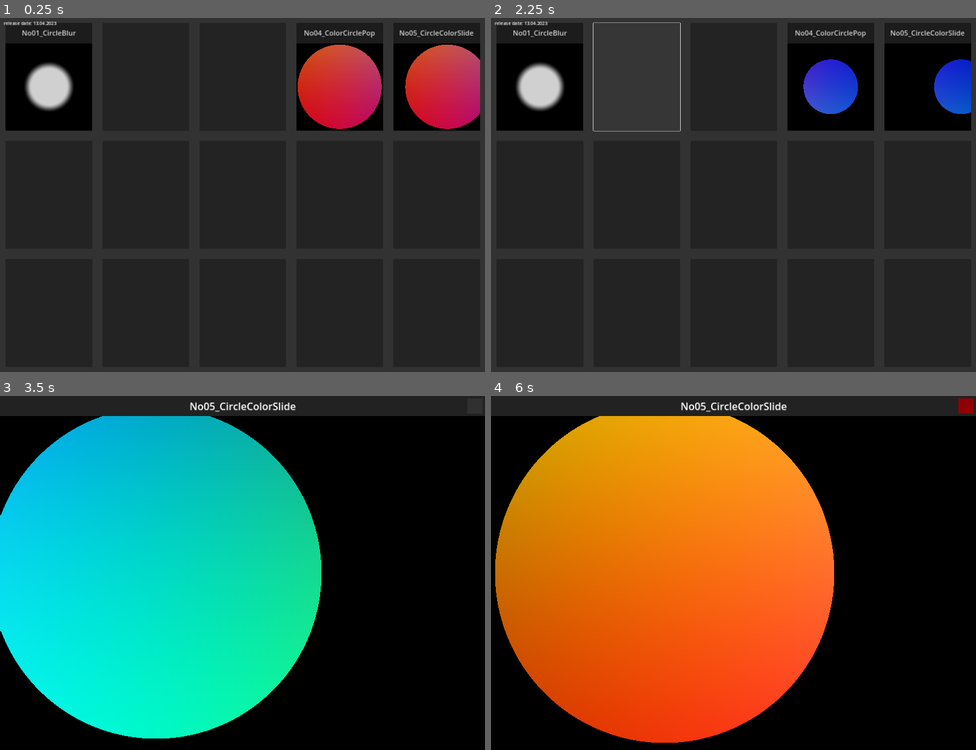
Above: before the commit, frames 1-4 (two rows, left to right).
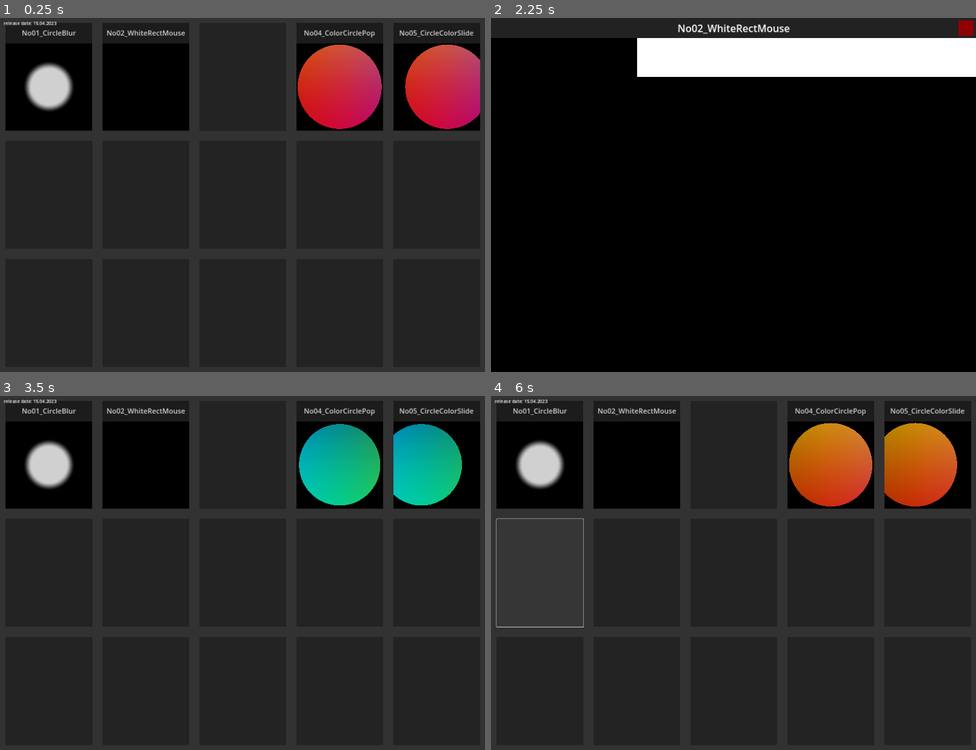
Above: after the commit, the same moments.

Repository: TechnoLukas/Godot4-Shaders
Game: Godot game, scene res://main.tscn
Two runs of this game, one before a commit and one after it. Both use one fixed random seed, a clock stepped at 60 frames per second and the inputs below.
Inputs (mouse positions are in pixels of both pictures, inside the frame that each line leads up to):
- Up to frame 1 (0.25 s): no input
- Up to frame 2 (2.25 s): click (539, 78) at 0.52 s; click (966, 28) at 1.25 s; click (636, 78) at 2.02 s
- Up to frame 3 (3.5 s): click (475, 406) at 2.77 s
- Up to frame 4 (6 s): click (966, 406) at 3.52 s; click (966, 406) at 4.27 s; click (733, 456) at 5.02 s; click (539, 573) at 5.77 s

The runs differ from the first frame. In frame 1, 4.5% of the frame differs, in the area x 7-39%, y 1-32%; in frame 2, 88%; in frame 3, 91%; in frame 4, 91%, in the area x 0-100%, y 0-100%.

Commit message:
No02_WhiteRectMouse  shader with mouse input

Diff:
--- a/main.tscn
+++ b/main.tscn
@@ -1,8 +1,10 @@
-[gd_scene load_steps=14 format=3 uid="uid://dqqxtntq4v46n"]
+[gd_scene load_steps=17 format=3 uid="uid://dqqxtntq4v46n"]
 
 [ext_resource type="Shader" path="res://shaders/shader_No1_Small.gdshader" id="1_50gw8"]
 [ext_resource type="Script" path="res://changescene.gd" id="1_fjke5"]
 [ext_resource type="Shader" path="res://shaders/shader_No4_Small.gdshader" id="3_u1fnb"]
+[ext_resource type="Shader" path="res://shaders/shader_No2.gdshader" id="3_vu2bl"]
+[ext_resource type="Script" path="res://mousepos.gd" id="4_00kps"]
 [ext_resource type="Shader" path="res://shaders/shader_No5_Small.gdshader" id="4_7x0bs"]
 
 [sub_resource type="Theme" id="Theme_bhqtq"]
@@ -21,6 +23,10 @@
 [sub_resource type="CanvasTexture" id="CanvasTexture_qkgb5"]
 
 [sub_resource type="ShaderMaterial" id="ShaderMaterial_ja7cp"]
+shader = ExtResource("3_vu2bl")
+shader_parameter/mousepos = null
+
+[sub_resource type="ShaderMaterial" id="ShaderMaterial_ikx65"]
 shader = ExtResource("3_u1fnb")
 
 [sub_resource type="ShaderMaterial" id="ShaderMaterial_u1lat"]
@@ -119,9 +125,51 @@
 scale = Vector2(294.75, 198.75)
 texture = SubResource("CanvasTexture_qkgb5")
 
-[node name="button2" type="Button" parent="ColorRect/VBoxContainer/HBoxContainer"]
-layout_mode = 2
-size_flags_horizontal = 3
+[node name="button2" type="ColorRect" parent="ColorRect/VBoxContainer/HBoxContainer"]
+layout_mode = 2
+size_flags_horizontal = 3
+color = Color(0.109804, 0.109804, 0.109804, 1)
+
+[node name="titlebar" type="ColorRect" parent="ColorRect/VBoxContainer/HBoxContainer/button2"]
+layout_mode = 1
+anchors_preset = 10
+anchor_right = 1.0
+offset_bottom = 80.0
+grow_horizontal = 2
+color = Color(0.133333, 0.133333, 0.133333, 1)
+
+[node name="title" type="Label" parent="ColorRect/VBoxContainer/HBoxContainer/button2/titlebar"]
+layout_mode = 1
+anchors_preset = 15
+anchor_right = 1.0
+anchor_bottom = 1.0
+grow_horizontal = 2
+grow_vertical = 2
+theme_override_font_sizes/font_size = 28
+text = "No02_WhiteRectMouse"
+horizontal_alignment = 1
+vertical_alignment = 1
+
+[node name="ColorRect" type="ColorRect" parent="ColorRect/VBoxContainer/HBoxContainer/button2"]
+material = SubResource("ShaderMaterial_ja7cp")
+layout_mode = 1
+anchors_preset = 10
+anchor_right = 1.0
+offset_top = 80.0
+offset_bottom = 424.0
+grow_horizontal = 2
+script = ExtResource("4_00kps")
+
+[node name="button" type="Button" parent="ColorRect/VBoxContainer/HBoxContainer/button2"]
+layout_mode = 1
+anchors_preset = 15
+anchor_right = 1.0
+anchor_bottom = 1.0
+grow_horizontal = 2
+grow_vertical = 2
+theme_override_styles/normal = SubResource("StyleBoxFlat_vjlwb")
+script = ExtResource("1_fjke5")
+scene = "res://scenes/No02_WhiteRectMouse.tscn"
 
 [node name="button3" type="Button" parent="ColorRect/VBoxContainer/HBoxContainer"]
 layout_mode = 2
@@ -277,8 +325,9 @@
 offset_bottom = 36.0
 size_flags_horizontal = 4
 theme = SubResource("Theme_bnp8s")
-text = "release date: 13.04.2023"
+text = "release date: 15.04.2023"
 
 [connection signal="pressed" from="ColorRect/VBoxContainer/HBoxContainer/button1/button" to="ColorRect/VBoxContainer/HBoxContainer/button1/button" method="_on_pressed"]
+[connection signal="pressed" from="ColorRect/VBoxContainer/HBoxContainer/button2/button" to="ColorRect/VBoxContainer/HBoxContainer/button2/button" method="_on_pressed"]
 [connection signal="pressed" from="ColorRect/VBoxContainer/HBoxContainer/button4/button" to="ColorRect/VBoxContainer/HBoxContainer/button4/button" method="_on_pressed"]
 [connection signal="pressed" from="ColorRect/VBoxContainer/HBoxContainer/button5/button" to="ColorRect/VBoxContainer/HBoxContainer/button5/button" method="_on_pressed"]
--- /dev/null
+++ b/mousepos.gd
@@ -0,0 +1,16 @@
+extends Control
+
+@export var sprite = ''
+
+func _ready():
+	if sprite=='':
+		sprite = self
+	else:
+		sprite=get_node(sprite)
+
+func _process(delta):
+	var mouse = sprite.get_local_mouse_position()
+	var shaderSize = sprite.size
+	if(mouse.x>=0 && mouse.x<=shaderSize.x && mouse.y>=0 && mouse.y<=shaderSize.y): #hover mouse in window
+		var output= (mouse/shaderSize)
+		sprite.material.set_shader_parameter("mousepos", output)
--- /dev/null
+++ b/scenes/No02_WhiteRectMouse.tscn
@@ -0,0 +1,80 @@
+[gd_scene load_steps=6 format=3 uid="uid://c5ywxs5oiqksq"]
+
+[ext_resource type="Script" path="res://changescene.gd" id="1_7m1fa"]
+[ext_resource type="Script" path="res://mousepos.gd" id="1_cf36n"]
+[ext_resource type="Shader" path="res://shaders/shader_No2.gdshader" id="3_nhiip"]
+
+[sub_resource type="StyleBoxFlat" id="StyleBoxFlat_eg16j"]
+bg_color = Color(0.564706, 0, 0.0117647, 1)
+
+[sub_resource type="ShaderMaterial" id="ShaderMaterial_q21fh"]
+shader = ExtResource("3_nhiip")
+shader_parameter/mousepos = null
+
+[node name="Control" type="Control"]
+layout_mode = 3
+anchors_preset = 15
+anchor_right = 1.0
+anchor_bottom = 1.0
+grow_horizontal = 2
+grow_vertical = 2
+script = ExtResource("1_cf36n")
+sprite = "ColorRect/ColorRect"
+
+[node name="ColorRect" type="ColorRect" parent="."]
+layout_mode = 1
+anchors_preset = 15
+anchor_right = 1.0
+anchor_bottom = 1.0
+grow_horizontal = 2
+grow_vertical = 2
+color = Color(0.196078, 0.196078, 0.196078, 1)
+
+[node name="titlebar" type="ColorRect" parent="ColorRect"]
+layout_mode = 1
+anchors_preset = 10
+anchor_right = 1.0
+offset_bottom = 80.0
+grow_horizontal = 2
+color = Color(0.133333, 0.133333, 0.133333, 1)
+
+[node name="title" type="Label" parent="ColorRect/titlebar"]
+layout_mode = 1
+anchors_preset = 15
+anchor_right = 1.0
+anchor_bottom = 1.0
+grow_horizontal = 2
+grow_vertical = 2
+theme_override_font_sizes/font_size = 40
+text = "No02_WhiteRectMouse"
+horizontal_alignment = 1
+vertical_alignment = 1
+
+[node name="ColorRect" type="Button" parent="ColorRect/titlebar"]
+layout_mode = 1
+anchors_preset = -1
+anchor_left = 1.0
+anchor_top = 0.5
+anchor_right = 1.0
+anchor_bottom = 0.5
+offset_left = -70.0
+offset_top = -30.0
+offset_right = -10.0
+offset_bottom = 30.0
+grow_horizontal = 0
+grow_vertical = 2
+theme_override_styles/normal = SubResource("StyleBoxFlat_eg16j")
+script = ExtResource("1_7m1fa")
+scene = "res://main.tscn"
+
+[node name="ColorRect" type="ColorRect" parent="ColorRect"]
+material = SubResource("ShaderMaterial_q21fh")
+layout_mode = 1
+anchors_preset = 15
+anchor_right = 1.0
+anchor_bottom = 1.0
+offset_top = 80.0
+grow_horizontal = 2
+grow_vertical = 2
+
+[connection signal="pressed" from="ColorRect/titlebar/ColorRect" to="ColorRect/titlebar/ColorRect" method="_on_pressed" flags=18]
--- a/shaders/shader_No1_Big.gdshader
+++ b/shaders/shader_No1_Big.gdshader
@@ -2,20 +2,21 @@
 
 //based on https://inspirnathan.com/posts/47-shadertoy-tutorial-part-1/
 //see more info about shaders here --> https://github.com/TechnoLukas/My-favourite-shaders-links
+//on shadertoy https://www.shadertoy.com/view/mddSW2
 
 shader_type canvas_item;
 void fragment() {
 
-vec2 uv = FRAGCOORD.xy.xy/(1.0/SCREEN_PIXEL_SIZE).xy;
+	vec2 uv = FRAGCOORD.xy.xy/(1.0/SCREEN_PIXEL_SIZE).xy;
 
-uv -=.5;
-uv.x *= (1.0/SCREEN_PIXEL_SIZE).x/(1.0/SCREEN_PIXEL_SIZE).y;
-float d  = length(uv);
-float r = .3;
+	uv -=.5;
+	uv.x *= (1.0/SCREEN_PIXEL_SIZE).x/(1.0/SCREEN_PIXEL_SIZE).y;
+	float d  = length(uv);
+	float r = .3;
 
-float c = smoothstep(r,r-.1,d);
+	float c = smoothstep(r,r-.1,d);
 
-//if (c<0.3) c = 0.; else c=1.;
+	//if (c<0.3) c = 0.; else c=1.;
 
-COLOR=vec4(vec3(c),1.);
+	COLOR=vec4(vec3(c),1.);
 }
--- a/shaders/shader_No1_Small.gdshader
+++ b/shaders/shader_No1_Small.gdshader
@@ -2,6 +2,7 @@
 
 //based on https://inspirnathan.com/posts/47-shadertoy-tutorial-part-1/
 //see more info about shaders here --> https://github.com/TechnoLukas/My-favourite-shaders-links
+//on shadertoy https://www.shadertoy.com/view/mddSW2
 
 shader_type canvas_item;
 
--- /dev/null
+++ b/shaders/shader_No2.gdshader
@@ -0,0 +1,17 @@
+//No02_WhiteRectMouse
+
+//based on https://inspirnathan.com/posts/47-shadertoy-tutorial-part-1/
+//see more info about shaders here --> https://github.com/TechnoLukas/My-favourite-shaders-links
+//on shadertoy https://www.shadertoy.com/view/dsdSW2
+
+shader_type canvas_item;
+
+uniform vec2 mousepos;
+
+void fragment() {
+	vec2 uv = UV;
+	if(mousepos.x<uv.x && mousepos.y>uv.y)
+		COLOR=vec4(1,1,1,1);
+	else
+		COLOR=vec4(0,0,0,1);
+}
--- a/shaders/shader_No4_Big.gdshader
+++ b/shaders/shader_No4_Big.gdshader
@@ -2,6 +2,7 @@
 
 //based on https://inspirnathan.com/posts/47-shadertoy-tutorial-part-1/
 //see more info about shaders here --> https://github.com/TechnoLukas/My-favourite-shaders-links
+//on shadertoy https://www.shadertoy.com/view/ddtXW2
 
 shader_type canvas_item;
 vec3 sdfCircle(vec2 uv, float r) {
--- a/shaders/shader_No4_Small.gdshader
+++ b/shaders/shader_No4_Small.gdshader
@@ -2,6 +2,7 @@
 
 //based on https://inspirnathan.com/posts/47-shadertoy-tutorial-part-1/
 //see more info about shaders here --> https://github.com/TechnoLukas/My-favourite-shaders-links
+//on shadertoy https://www.shadertoy.com/view/ddtXW2
 
 shader_type canvas_item;
 vec3 sdfCircle(vec2 uv, float r) {
--- a/shaders/shader_No5_Big.gdshader
+++ b/shaders/shader_No5_Big.gdshader
@@ -2,6 +2,7 @@
 
 //based on https://inspirnathan.com/posts/47-shadertoy-tutorial-part-1/
 //see more info about shaders here --> https://github.com/TechnoLukas/My-favourite-shaders-links
+//on shadertoy https://www.shadertoy.com/view/mdtXW2
 
 shader_type canvas_item;
 vec3 sdfCircle(vec2 uv, float r, vec2 offset) {
--- a/shaders/shader_No5_Small.gdshader
+++ b/shaders/shader_No5_Small.gdshader
@@ -2,6 +2,7 @@
 
 //based on https://inspirnathan.com/posts/47-shadertoy-tutorial-part-1/
 //see more info about shaders here --> https://github.com/TechnoLukas/My-favourite-shaders-links
+//on shadertoy https://www.shadertoy.com/view/mdtXW2
 
 shader_type canvas_item;
 vec3 sdfCircle(vec2 uv, float r, vec2 offset) {
Binary file added: images/No02_WhiteRectMouse_Big.gif
Not shown: 1 places in main.tscn that only renumber resources
Not shown, changed: README.md
Not shown, added: images/No02_WhiteRectMouse.gif
